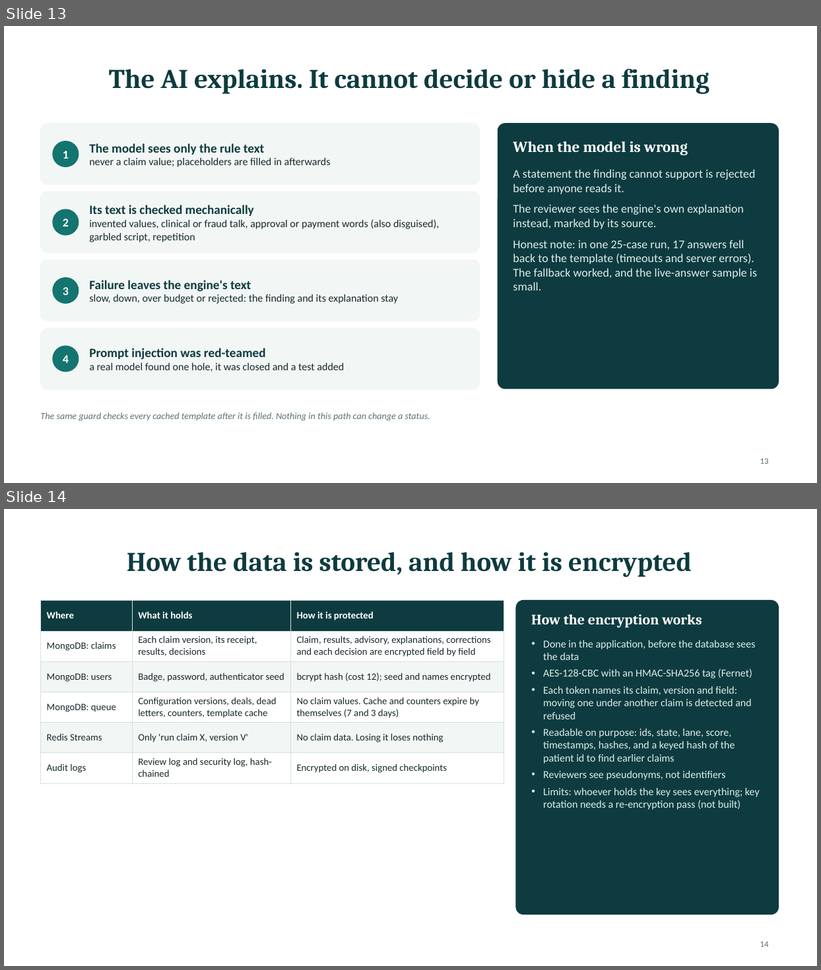
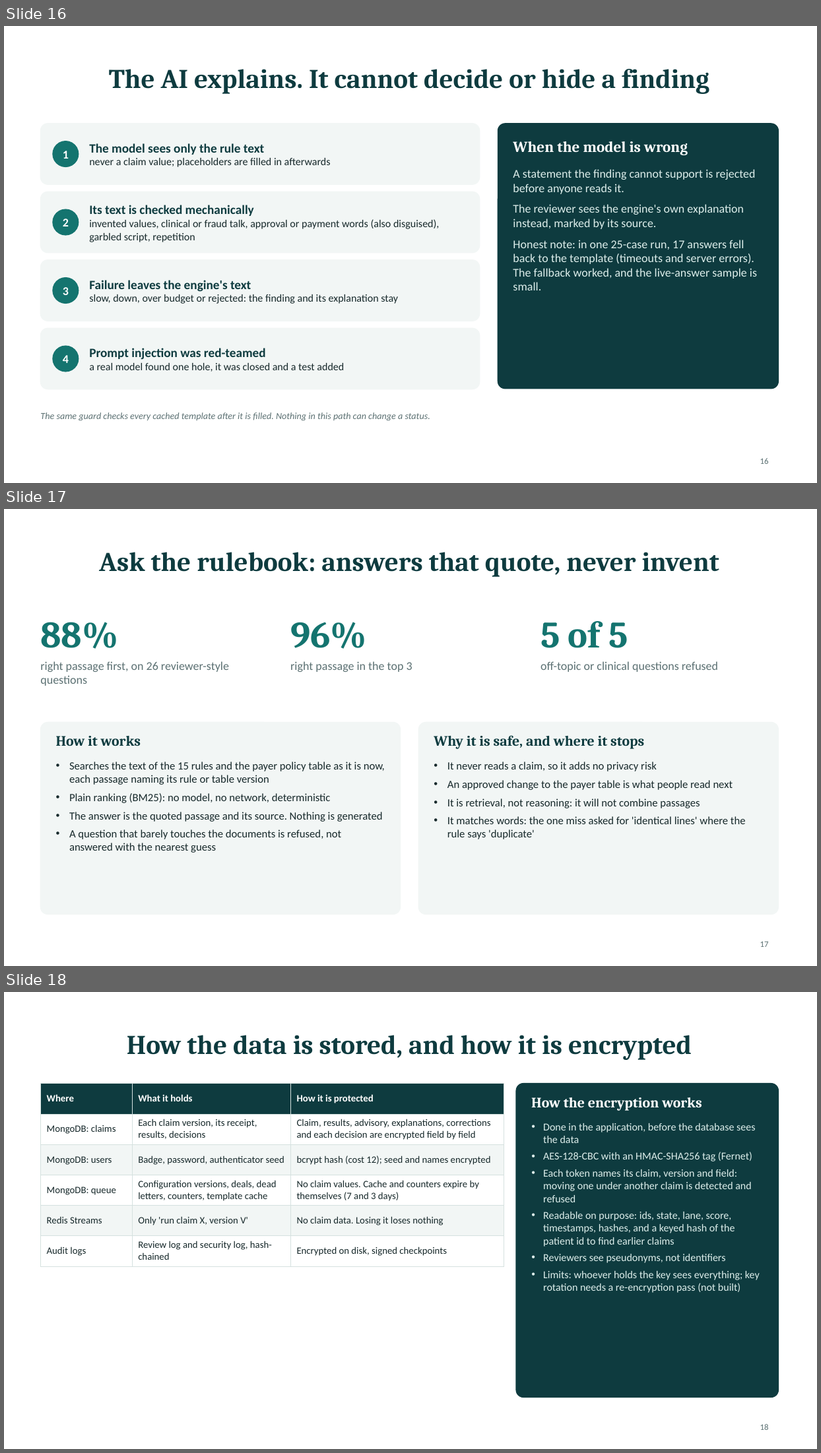
Before and after one commit to PublisherX02/Claim_Guard, a slide deck: docs/presentation/ClaimGuard_Mentor_Session.pptx. Shown one above the other, each under a label of ours: slides 13 and 14 before the commit, slides 16, 17 and 18 after it. The pictures are 821x970 and 821x1453 pixels, drawn with LibreOffice and Linux fonts; fonts in the diff are those of the drawing. Boxes give left, top, right and bottom in pixels: in the first picture for what was removed or moved away, otherwise in the second. Text is boxed around its words. In the diff, an @@ line names an element or a change of style, - is before the commit and + after.

```diff
--- a/docs/presentation/ClaimGuard_Mentor_Session.pptx
+++ b/docs/presentation/ClaimGuard_Mentor_Session.pptx
@@ slide 17 added at bbox=[4, 509, 817, 966], background #FFFFFF @@
@@ title added at bbox=[99, 552, 719, 577], 32 pt, text #0E3B3F, bold @@
+Ask the rulebook: answers that quote, never invent
@@ text added at bbox=[40, 622, 118, 649], 44 pt, text #14746F, bold @@
+88%
@@ text added at bbox=[290, 622, 367, 649], 44 pt, text #14746F, bold @@
+96%
@@ text added at bbox=[541, 621, 628, 648], 44 pt, text #14746F, bold @@
+5 of 5
@@ text added at bbox=[40, 661, 229, 686], 14 pt, text #5C7173 @@
+right passage first, on 26 reviewer-style questions
@@ text added at bbox=[290, 661, 413, 672], 14 pt, text #5C7173 @@
+right passage in the top 3
@@ text added at bbox=[541, 661, 718, 672], 14 pt, text #5C7173 @@
+off-topic or clinical questions refused
@@ rounded rectangle added at bbox=[40, 722, 401, 915], fill #F2F6F5, outline #F2F6F5 1 pt @@
@@ rounded rectangle added at bbox=[418, 722, 779, 915], fill #F2F6F5, outline #F2F6F5 1 pt @@
@@ text added at bbox=[56, 736, 141, 746], 17 pt, text #0E3B3F, bold @@
+How it works
@@ text added at bbox=[434, 735, 644, 749], 17 pt, text #0E3B3F, bold @@
+Why it is safe, and where it stops
@@ text added at bbox=[69, 762, 385, 853], 13 pt, text #17292B @@
+• Searches the text of the 15 rules and the payer policy table as it is now, each passage naming its rule or table version
+• Plain ranking (BM25): no model, no network, deterministic
+• The answer is the quoted passage and its source. Nothing is generated
+• A question that barely touches the documents is refused, not answered with the nearest guess
@@ text added at bbox=[448, 762, 746, 840], 13 pt, text #17292B @@
+• It never reads a claim, so it adds no privacy risk
+• An approved change to the payer table is what people read next
+• It is retrieval, not reasoning: it will not combine passages
+• It matches words: the one miss asked for 'identical lines' where the rule says 'duplicate'
@@ page number added at bbox=[760, 942, 769, 947], 10 pt, text #5C7173 @@
+17
@@ what was slide 13 is now slide 16 @@
@@ page number at bbox=[760, 458, 769, 464]: text changed @@
-13
+16
@@ what was slide 14 is now slide 18 @@
@@ page number at bbox=[760, 1424, 769, 1430]: text changed @@
-14
+18
```
Also in this commit, not shown: 3 slides changed, 5 other slides added, 2 other files.
